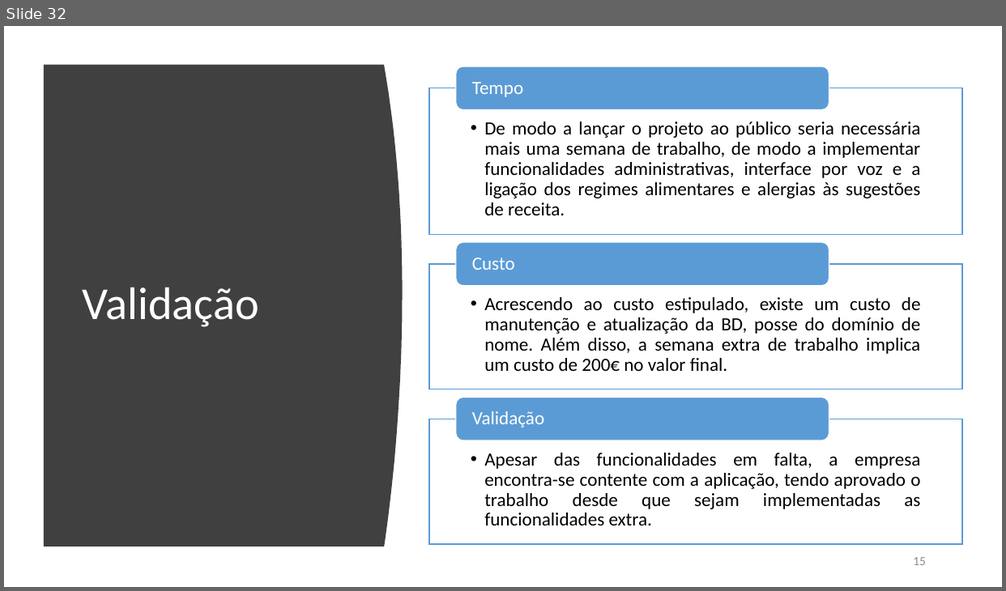
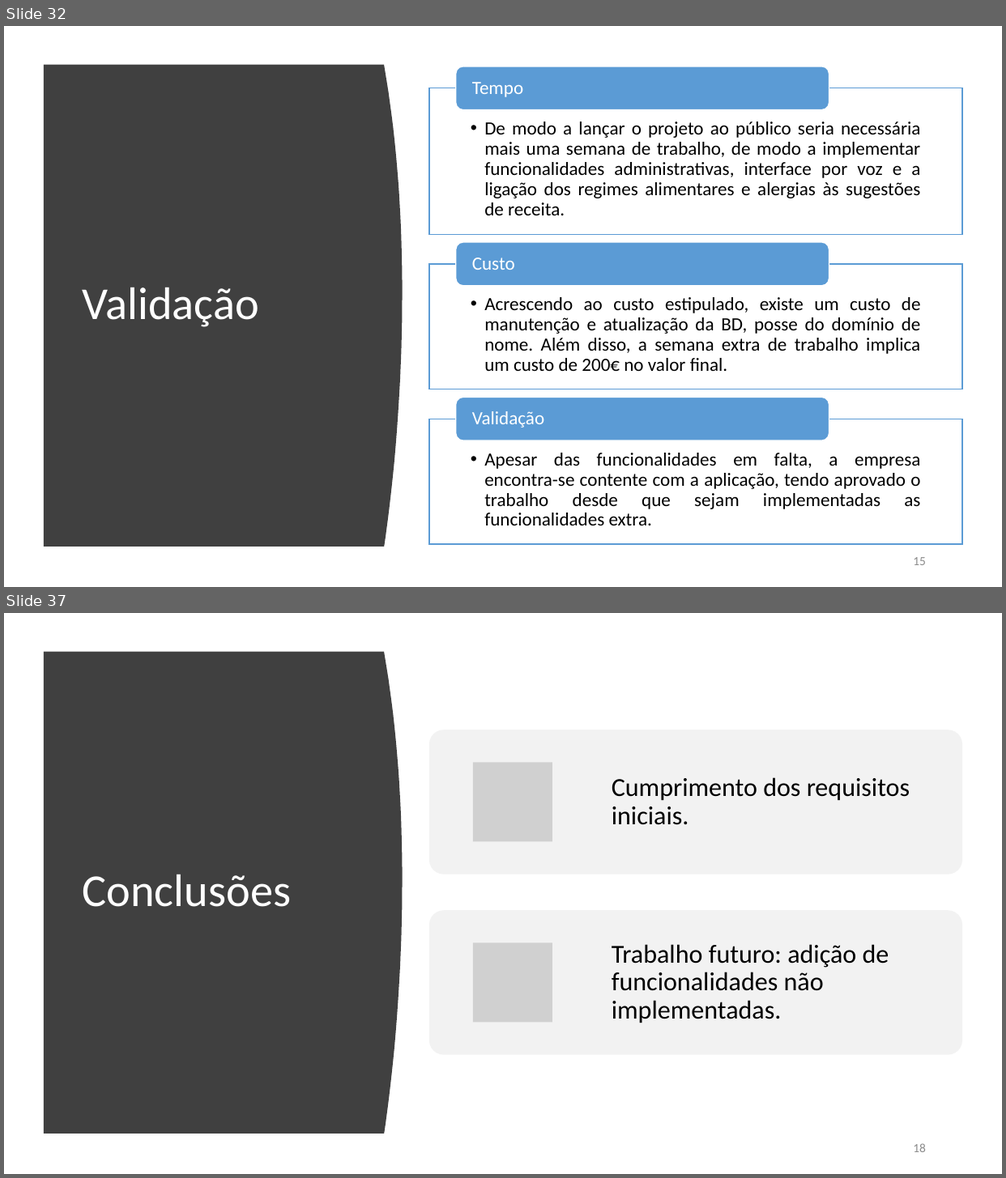
Before and after one commit to brunocv/MyChef, a slide deck: LI4_ppt_fase3.pptx. Shown one above the other, each under a label of ours: slide 32 before the commit, slides 32 and 37 after it; the slides between them are not shown. The pictures are 1006x591 and 1006x1178 pixels, drawn with LibreOffice and Linux fonts; fonts in the diff are those of the drawing; grey boxes stand for pictures. Boxes give left, top, right and bottom in pixels: in the first picture for what was removed or moved away, otherwise in the second. Text is boxed around its words. In the diff, an @@ line names an element or a change of style, - is before the commit and + after.

```diff
--- a/LI4_ppt_fase3.pptx
+++ b/LI4_ppt_fase3.pptx
@@ slide 37 added at bbox=[4, 613, 1002, 1174], background #FFFFFF @@
@@ freeform shape added at bbox=[44, 652, 403, 1134], fill #404040 @@
@@ title added at bbox=[82, 875, 291, 907], 44 pt, text #FFFFFF @@
+Conclusões
@@ group added at bbox=[429, 730, 962, 1054]: 2 rounded rectangles, 2 pictures, 2 texts @@
+Cumprimento dos requisitos iniciais.
+Trabalho futuro: adição de funcionalidades não implementadas.
@@ text added at bbox=[913, 1144, 926, 1152], 12 pt, text #8C8C8C @@
+18
```
Also in this commit, not shown: 2 slides changed, 3 other slides added.
